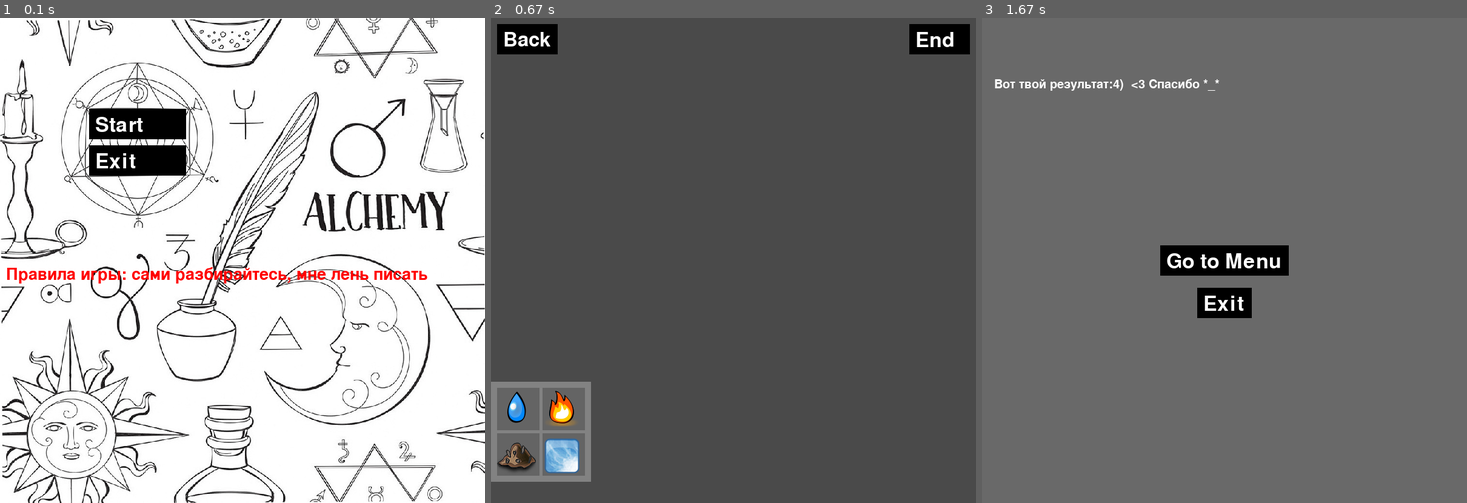
Above: before the commit, frames 1-3 (left to right).
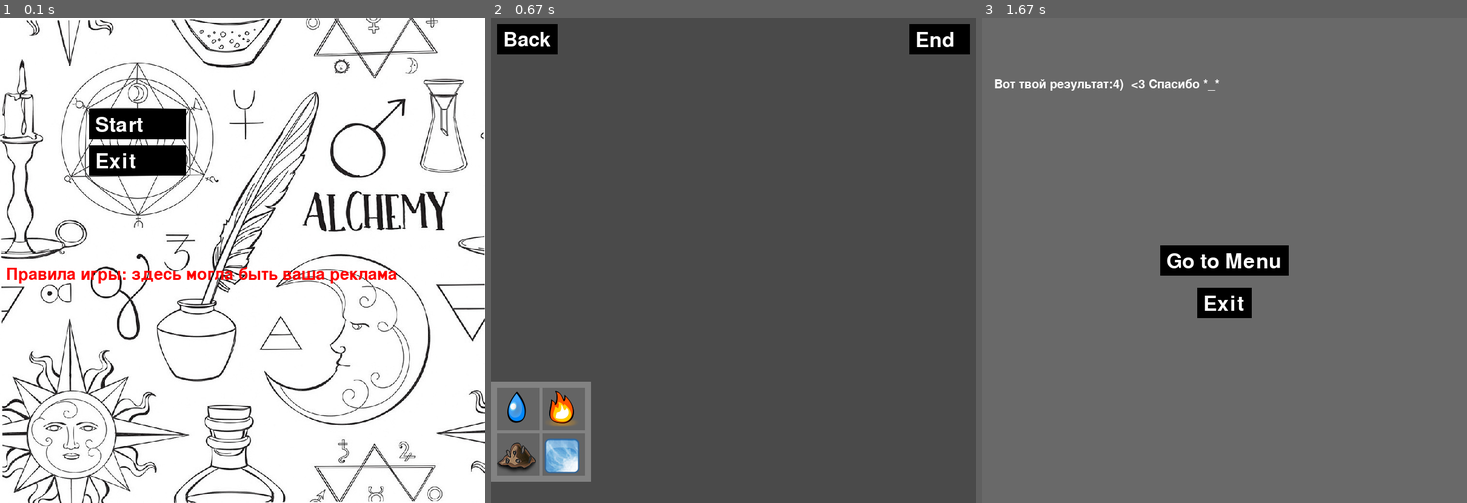
Above: after the commit, the same moments.

Repository: MambaElm/PygameProject
Game: pygame game, started from main.py
Two runs of this game, one before a commit and one after it. Both use one fixed random seed, a clock stepped at 60 frames per second and the inputs below.
Inputs:
- Up to frame 1 (0.1 s): no input
- Up to frame 2 (0.67 s): click "Start" at 0.38 s
- Up to frame 3 (1.67 s): click "End" at 0.72 s

The runs differ from the first frame. In frame 1, 0.8% of the frame differs, in the area x 27-89%, y 51-55%; in frame 2, nothing differs; in frame 3, nothing differs.

Commit message:
доработка

Diff:
--- a/main.py
+++ b/main.py
@@ -111,7 +111,7 @@
 
 
 def menu():
-    intro_text = ["Правила игры: сами разбирайтесь, мне лень писать"]
+    intro_text = ["Правила игры: здесь могла быть ваша реклама"]
     start_button = Button(160, 50)
     quit_button = Button(160, 50)
     show_menu = True
